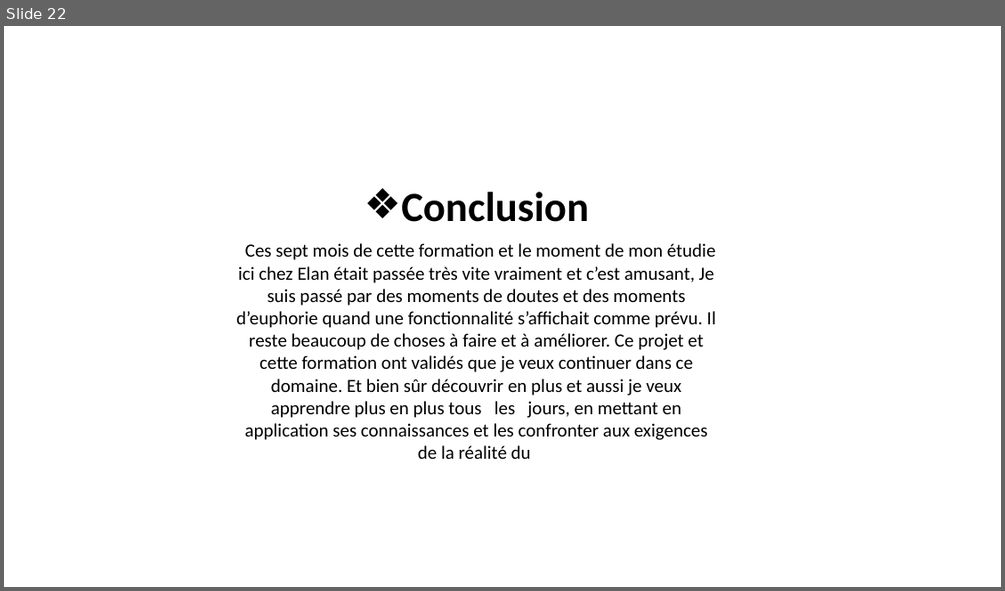
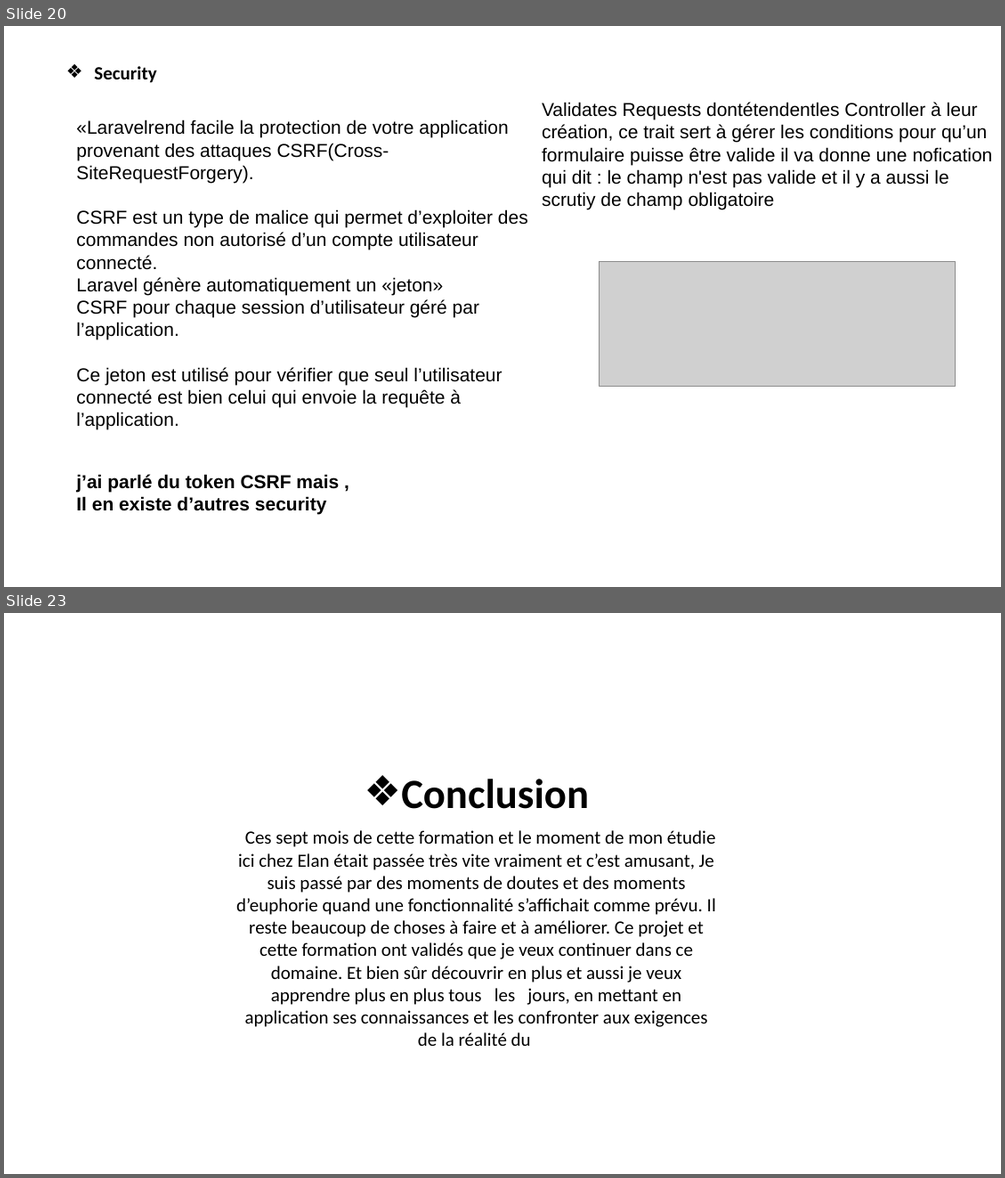
Before and after one commit to Tablieh/my_project_final, a slide deck: Mon PROJET APPLICATION WEB.pptx. Shown one above the other, each under a label of ours: slide 22 before the commit, slides 20 and 23 after it; the slides between them are not shown. The pictures are 1005x591 and 1005x1178 pixels, drawn with LibreOffice and Linux fonts; fonts in the diff are those of the drawing; grey boxes stand for pictures; background and template pictures are left out. Boxes give left, top, right and bottom in pixels: in the first picture for what was removed or moved away, otherwise in the second. Text is boxed around its words. In the diff, an @@ line names an element or a change of style, - is before the commit and + after.

```diff
--- a/Mon PROJET APPLICATION WEB.pptx
+++ b/Mon PROJET APPLICATION WEB.pptx
@@ slide 20 added at bbox=[4, 26, 1001, 587], background #FFFFFF; not listed: 1 template element that a slide beside it also shows @@
@@ text added at bbox=[94, 66, 156, 83], 18 pt, text #000000, bold @@
+❖ Security
@@ text added at bbox=[542, 102, 993, 210], 18 pt, text #000000 @@
+Validates Requests dontétendentles Controller à leur création, ce trait sert à gérer les conditions pour qu’un formulaire puisse être valide il va donne une nofication qui dit : le champ n'est pas valide et il y a aussi le scrutiy de champ obligatoire
@@ text added at bbox=[76, 119, 528, 429], 18 pt, text #000000 @@
+«Laravelrend facile la protection de votre application provenant des attaques CSRF(Cross-SiteRequestForgery).
+CSRF est un type de malice qui permet d’exploiter des commandes non autorisé d’un compte utilisateur connecté.
+Laravel génère automatiquement un «jeton»
+CSRF pour chaque session d’utilisateur géré par l’application.
+Ce jeton est utilisé pour vérifier que seul l’utilisateur connecté est bien celui qui envoie la requête à l’application.
@@ picture added at bbox=[599, 262, 955, 386] @@
@@ text added at bbox=[76, 474, 339, 514], 18 pt, text #000000, bold @@
+j’ai parlé du token CSRF mais ,
+Il en existe d’autres security
@@ what was slide 22 is now slide 23 @@
```
Also in this commit, not shown: 11 slides changed, 2 other slides added, 2 slides removed, 4 other files.
